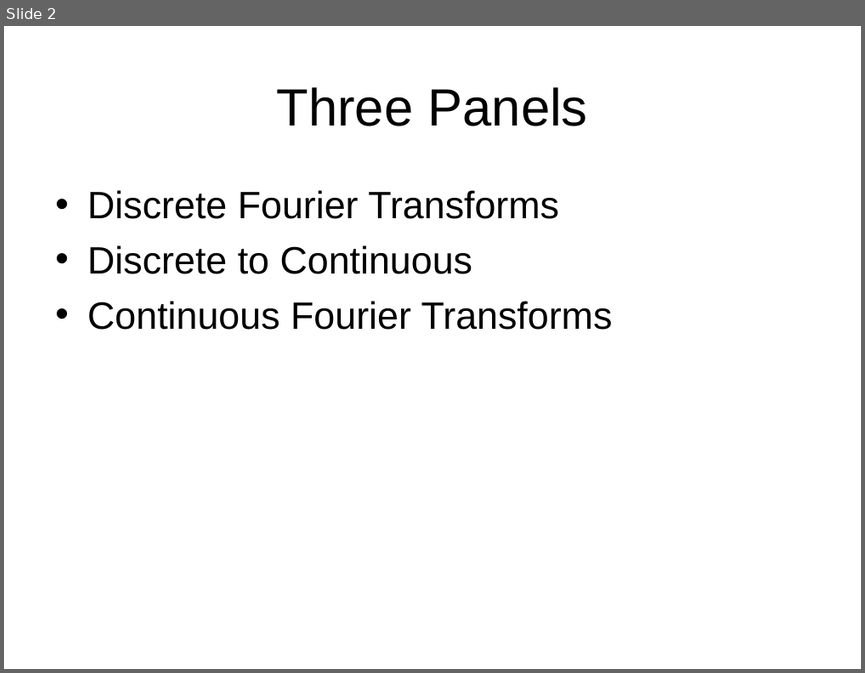
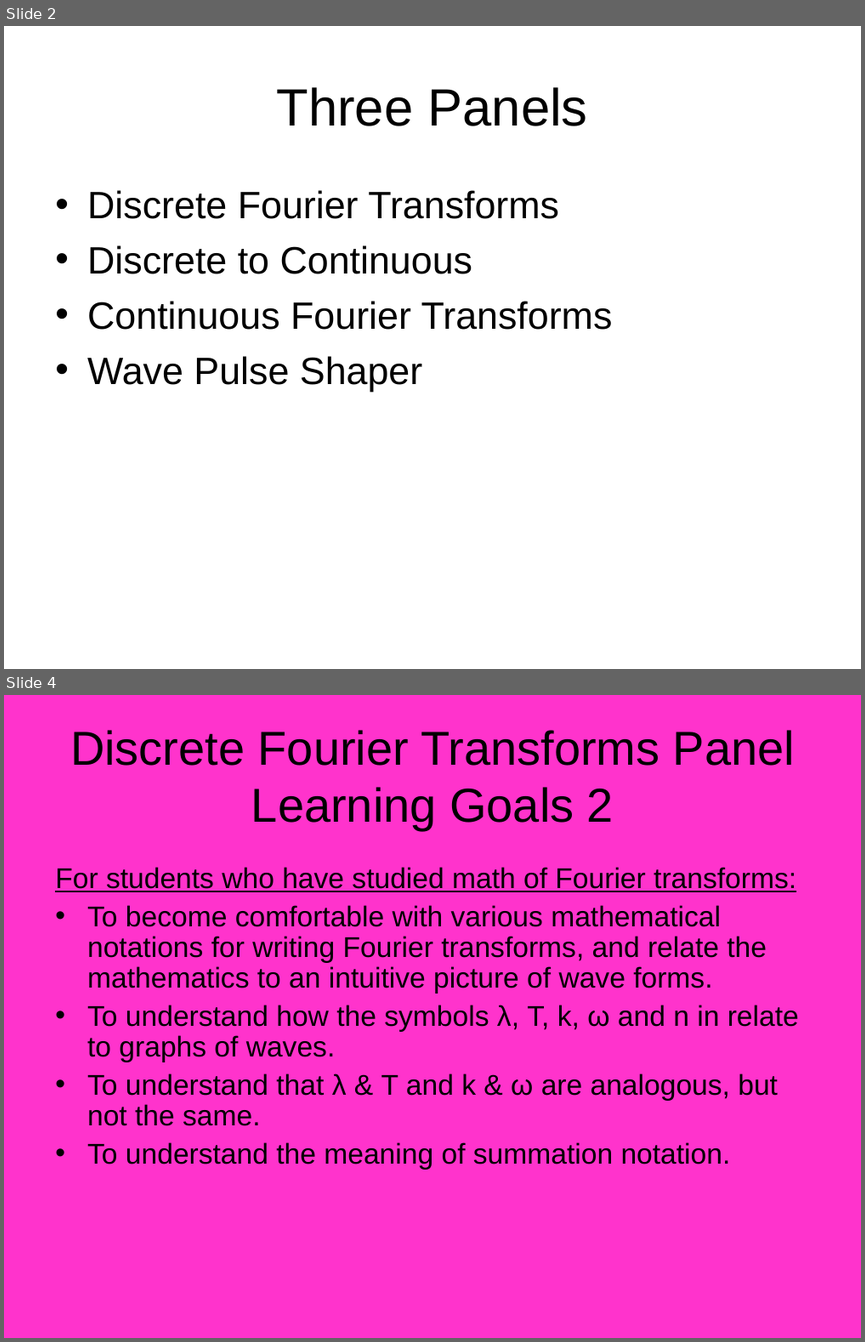
Before and after one commit to mleoking/PhET, a slide deck: fourier/doc/Fourier_Design_Outline.ppt. Shown one above the other, each under a label of ours: slide 2 before the commit, slides 2 and 4 after it; the slides between them are not shown. The pictures are 865x673 and 865x1342 pixels, drawn with LibreOffice and Linux fonts; fonts in the diff are those of the drawing. Boxes give left, top, right and bottom in pixels: in the first picture for what was removed or moved away, otherwise in the second. Text is boxed around its words. In the diff, an @@ line names an element or a change of style, - is before the commit and + after.

Commit message:
updated design from Sam McKagan, based on 5/4/2005 input from Fourier team

```diff
--- a/fourier/doc/Fourier_Design_Outline.ppt
+++ b/fourier/doc/Fourier_Design_Outline.ppt
@@ slide 4 added at (4,695,861,1338), background #FF33CC @@
@@ title added at (70,730,794,830), 40 pt, text #000000 @@
+Discrete Fourier Transforms Panel
+Learning Goals 2
@@ text added at (55,867,799,1169), 24 pt, text #000000 @@
+For students who have studied math of Fourier transforms:
+• To become comfortable with various mathematical notations for writing Fourier transforms, and relate the mathematics to an intuitive picture of wave forms.
+• To understand how the symbols λ, T, k, ω and n in relate to graphs of waves.
+• To understand that λ & T and k & ω are analogous, but not the same.
+• To understand the meaning of summation notation.
@@ slide 2 changed as well @@
@@ text at (87,356,422,392): paragraph added @@
+• Wave Pulse Shaper
```
Also in this commit, not shown: 10 other slides changed, 15 other slides added, 6 slides removed.
